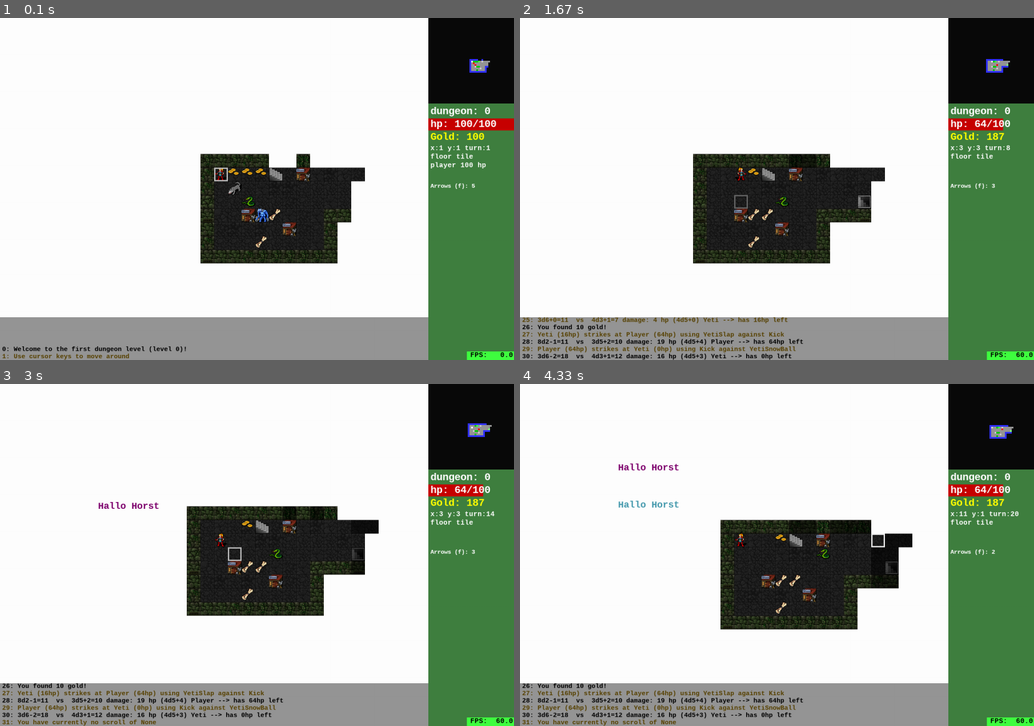
Above: before the commit, frames 1-4 (two rows, left to right).
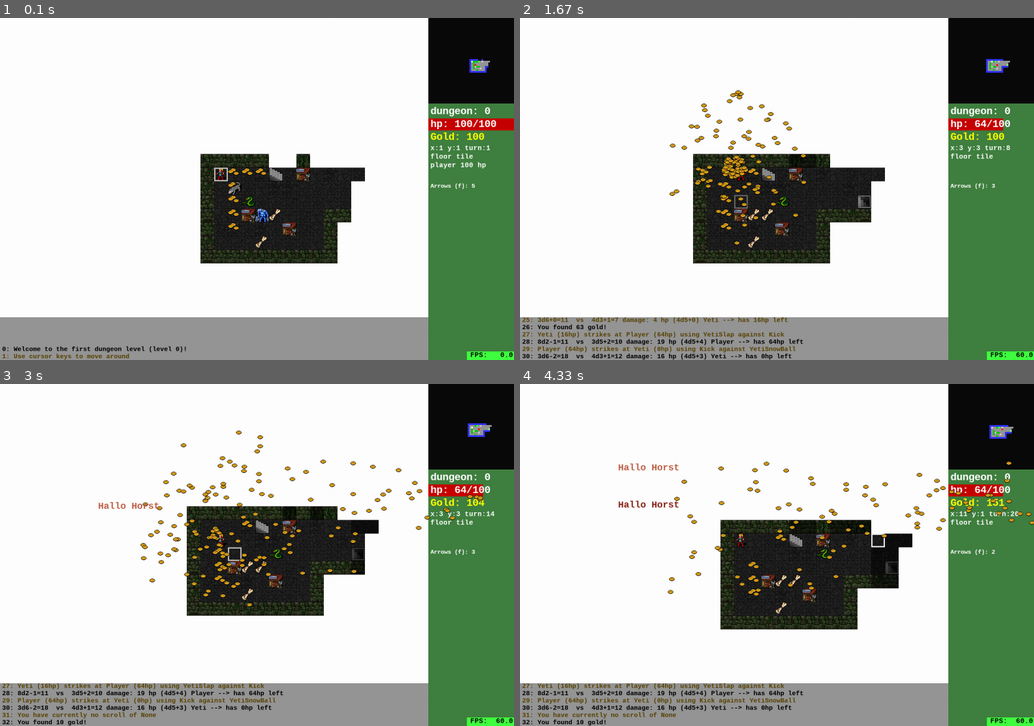
Above: after the commit, the same moments.

Repository: spheppner/roguebasin_python3
Game: pygame game, started from roguebasin_pygame.py
Same seed, same stepped clock (60 frames per second), same inputs: the game is played once before the commit and once after it.
Inputs (mouse positions are in pixels of both pictures, inside the frame that each line leads up to):
- Up to frame 1 (0.1 s): no input
- Up to frame 2 (1.67 s): hold Right 0.33-0.8 s; move the mouse to (756, 202) at 0.37 s; tap F at 0.83, 1.32 s; hold Up 1.17-1.47 s; move the mouse to (823, 100) at 1.2 s; tap Space at 1.23, 1.57 s; hold Right from 1.5 s (still down); move the mouse to (658, 120) at 1.53 s
- Up to frame 3 (3 s): tap Space at 1.87, 2.07, 2.37, 2.97 s; release Right at 1.97 s; hold Left 2-2.53 s; move the mouse to (149, 500) at 2.03 s; tap X at 2.15 s; tap Right Ctrl at 2.57 s; hold Down from 2.9 s (still down); move the mouse to (339, 428) at 2.93 s
- Up to frame 4 (4.33 s): release Down at 3.2 s; hold Left 3.23-3.63 s; move the mouse to (761, 551) at 3.27 s; tap Space at 3.3, 3.6, 3.73, 4.13 s; tap X at 3.38 s; hold Up 3.67-4.03 s; move the mouse to (848, 472) at 3.7 s; tap F at 3.82 s; hold Right from 4.07 s (still down); move the mouse to (879, 534) at 4.1 s

The runs differ from the first frame. In frame 1, less than 0.1% of the frame differs, in the area x 44-93%, y 13-62%; in frame 2, 1.0%; in frame 3, 3.9%, in the area x 0-95%, y 13-100%; in frame 4, 3.6%.

Commit message:
GoldSprite Animation

Diff:
--- a/roguebasin_pygame.py
+++ b/roguebasin_pygame.py
@@ -303,6 +303,45 @@
             self.move *= self.max_speed
         VectorSprite.update(self, seconds)
 
+class GoldSprite(VectorSprite):
+    """praticle that fly in a complicated path from the gold -pickup area to the side-panel"""
+
+    image = None # will be set from Viewer.create_tiles
+    blackhole = pygame.math.Vector2(0,0) # Vector2  :  will be set from Viewer.init
+    force = 10
+    krit = 15
+    speedlimit = 300
+
+
+    def _overwrite_parameters(self):
+        super()._overwrite_parameters()
+        self.picture = self.image
+        self.undisturbed = 1 + random.random()*1.5  # time without black hole pull
+        self.create_image()
+        self.move = pygame.math.Vector2(random.randint(50, 200),0)
+        self.move.rotate_ip(random.randint(0,360))
+        #self.max_age = 10
+        self.friction = 0.99
+        print("black hole:", self.blackhole)
+
+    def update(self, seconds):
+        super().update(seconds)
+        self.move *= self.friction
+        if self.age < self.undisturbed:
+            return
+        distance =  self.blackhole - self.pos
+        if distance.length() < self.krit:
+            Game.player.gold += 1 # delay, gold is added only after gold-fly animation
+            self.kill()
+        distance.normalize_ip()
+        distance *= self.force
+        self.move += distance #pygame.math.Vector2(0,5)#distance
+        #if self.move.length() > self.speedlimit:
+        #    self.move.normalize_ip()
+        #    self.move *= self.speedlimit
+
+
+
 class FlyingObject(VectorSprite):
     image = None  # will be set from Viewer.create_tiles
 
@@ -354,7 +393,6 @@
         self.speed = 150  # pixel / second
         super()._overwrite_parameters()  # FlyingObject
     # TODO WEITERMACHEN
-
 
 
 
@@ -1015,9 +1053,11 @@
         Dragon(30, 5, 0)
         Dragon(31, 4, 0)
         Shop(7, 1, 0)
-        Gold(2, 1, 0)
+        for a in range(5):
+            Gold(2, 1+a , 0)
         Gold(3,1,0)
         Gold(4,1,0)
+
         for _ in range(15):
             Scroll(4, 4, 0)
             Scroll(5, 4, 0)
@@ -1066,7 +1106,11 @@
             for o in myfloor:
                 if isinstance(o, Gold):
                     Game.log.append("You found {} gold!".format(o.value))
-                    self.player.gold += o.value
+                    ## !! self.player.gold += o.value
+                    # delay, gold is added only after gold-fly animation
+                    # animation
+                    for _ in range(o.value):
+                        GoldSprite(pos=pygame.math.Vector2(Viewer.tile_to_pixel((o.x, o.y))))
                     # kill gold from dungeon
                     del Game.objects[o.number]
 
@@ -1691,9 +1735,11 @@
            default arguments """
         self.game = game
         self.fps = fps
+        # position in pixel where all the gold sprites are flying to:
         Viewer.grid_size = grid_size  # make global readable
         Viewer.width = width
         Viewer.height = height
+        GoldSprite.blackhole = pygame.math.Vector2(Viewer.width - self.panel_width + 60, Viewer.panel_width + 75)
         self.random1 = random.randint(1, 1000)  # necessary for Viewer.wall_and_floor_theme
         self.random2 = random.randint(1, 1000)
         pygame.init()
@@ -1738,11 +1784,13 @@
 
     def prepare_spritegroups(self):
         self.allgroup = pygame.sprite.LayeredUpdates()  # for drawing
+        self.whole_screen_group = pygame.sprite.Group()
         self.flytextgroup = pygame.sprite.Group()
         #self.cursorgroup = pygame.sprite.Group()
 
         VectorSprite.groups = self.allgroup
         Flytext.groups = self.allgroup, self.flytextgroup
+        GoldSprite.groups = self.allgroup, self.whole_screen_group
         ArrowSprite.groups = self.allgroup
         CursorSprite.groups = self.allgroup
 
@@ -1929,6 +1977,7 @@
         self.arrow_tiles = (pygame.Surface.subsurface(main_img, (681, 224, 27, 16)),
                            pygame.Surface.subsurface(main_dark_img, (681, 224, 27, 16)))
         # ------ sprites -----
+        GoldSprite.image = pygame.Surface.subsurface(main_img,(462,678,13,9) )
         # arrow looking right, only used for Sprite Animation (arrow on the ground has different picture)
         ArrowSprite.image = pygame.Surface.subsurface(main_img, (808, 224, 22, 7))
         # self.arrow_tiles = ( pygame.Surface.subsurface(main_img, (808,224,22,7)),
@@ -2371,7 +2420,7 @@
         reset_cursor = True
         log_lines = len(Game.log)
         while running:
-
+            #print("mouse:", pygame.mouse.get_pos())
             self.game.check_player()  # if player has hitpoints left
             if Game.game_over:
                 running = False
@@ -2584,8 +2633,9 @@
             # ============== draw screen =================
             # screen_without_sprites = self.screen.copy()
             # self.allgroup.clear(bgd=self.screen)
+
             self.allgroup.clear(self.screen, self.spriteless_background)
-
+            self.draw_panel()  # always draw panel
             self.allgroup.update(seconds)
 
             # dirtyrects = []
@@ -2617,7 +2667,7 @@
                 log_lines = len(Game.log)
                 dirtyrects.append((0, Viewer.height - self.log_height, Viewer.width, self.log_height))
 
-            self.draw_panel()  # always draw panel
+
             dirtyrects.append((Viewer.width - self.panel_width, 0, Viewer.panel_width, Viewer.height))
 
             self.redraw = False
